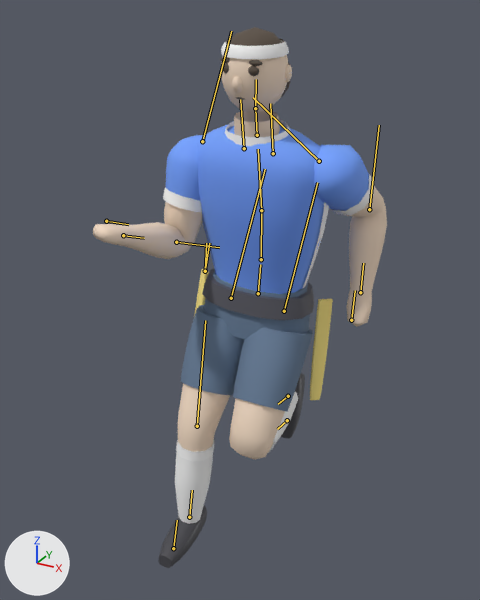
One commit to the glTF model flagster/lib/flagplayer.glb: the scene before it, then after it.
Before and after are seen from a 50 mm lens placed at (0.93, -1.849, 1.834), pointed at (-0.036, -0.093, 0.956). Arrows for +X, +Y and +Z are at lower left; the lights stay in place. The picture after the commit comes second. Both versions are drawn at frame 8 of the action 'Run'; the numbers are the values there. The bones that change, and the others that lie on the model, are drawn over the model as lines.

The first picture shows 'belt', 'flag', 'hair', 'jersey', 'shoes', 'shorts', 'skin', 'socks', 'trim'.
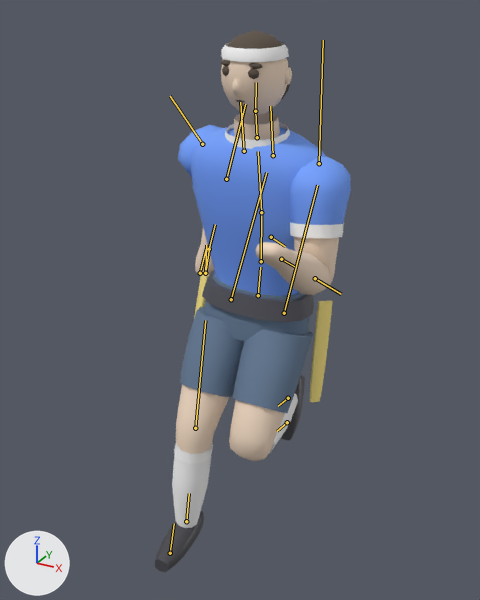
The change in detail:
Bone 'Hips' (bone_hips) moves from (-0.016, -0.053, 0.0) to (-0.016, -0.06, 0.0).
Bone 'UpperArm_L' (bone_upperarm_l) turns from (40, -9, 10) to (-23, 3, 7) degrees about its own x, y and z.
Bone 'LowerArm_L' (bone_lowerarm_l) turns from (-71, 3, 1) to (-109, 3, -1) degrees about its own x, y and z.
Bone 'UpperArm_R' (bone_upperarm_r) turns from (-24, -4, -8) to (44, 9, -9) degrees about its own x, y and z.
Bone 'LowerArm_R' (bone_lowerarm_r) turns from (-97, -3, 0) to (-66, -3, -1) degrees about its own x, y and z.
Bone 'UpperLeg_R' (bone_upperleg_r) turns from (-27, -1, -1) to (-29, -1, -1) degrees about its own x, y and z.

Where the change shows, as pixel boxes (x1, y1, x2, y2) in the pictures (480 x 600 px):
'jersey', posed (15% narrower): before (166, 125, 369, 294); after (178, 125, 351, 296)
'skin', posed (44% narrower): before (93, 55, 387, 460); after (176, 58, 339, 461)
'shorts', posed: before (181, 271, 313, 411); after (180, 273, 313, 413)
'trim', posed (19% narrower): before (163, 39, 374, 461); after (174, 41, 344, 464)
'belt', posed: before (202, 268, 314, 320); after (202, 270, 314, 322)
'socks', posed: before (175, 392, 298, 524); after (172, 394, 298, 528)
'shoes', posed: before (158, 373, 305, 568); after (155, 375, 305, 573)
'flag', posed: before (194, 269, 333, 401); after (194, 271, 333, 402)
'hair', posed: before (220, 27, 291, 100); after (220, 30, 290, 102)
bone 'Hips', root to tip: before (258, 293) to (260, 264); after (258, 295) to (260, 267)
bone 'UpperArm_L', root to tip: before (319, 161) to (253, 97); after (319, 163) to (323, 40)
bone 'LowerArm_L', root to tip: before (369, 209) to (379, 125); after (315, 278) to (341, 294)
bone 'UpperArm_R', root to tip: before (202, 141) to (231, 31); after (202, 144) to (170, 96)
bone 'LowerArm_R', root to tip: before (176, 242) to (219, 247); after (226, 179) to (245, 104)
bone 'UpperLeg_R', root to tip: before (231, 298) to (265, 169); after (231, 299) to (266, 172)
